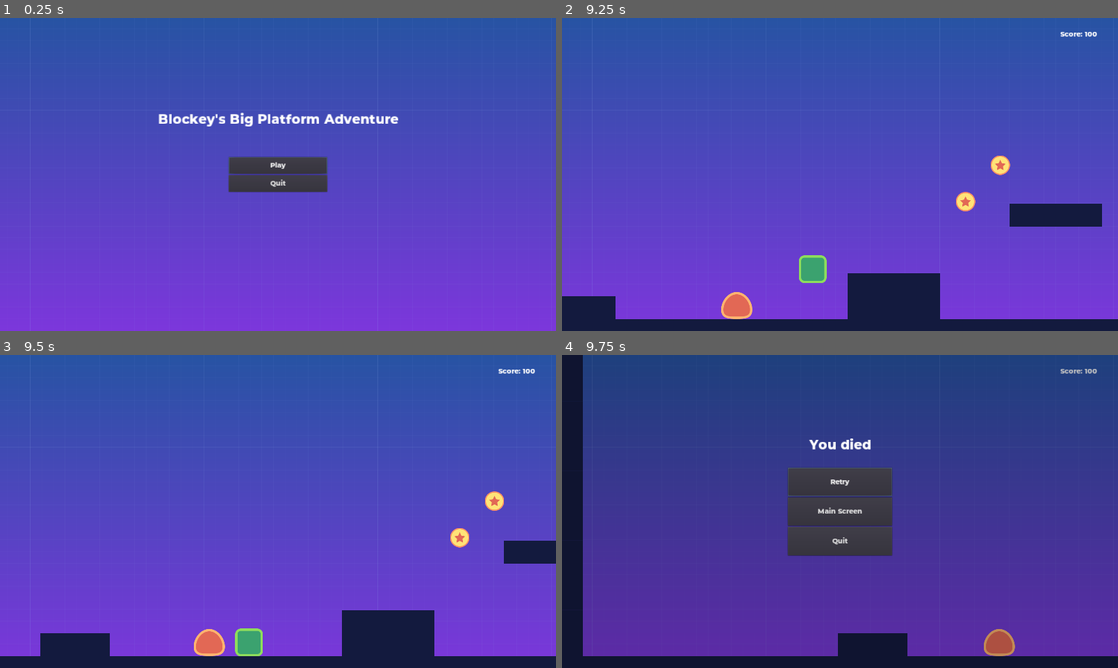
Above: before the commit, frames 1-4 (two rows, left to right).
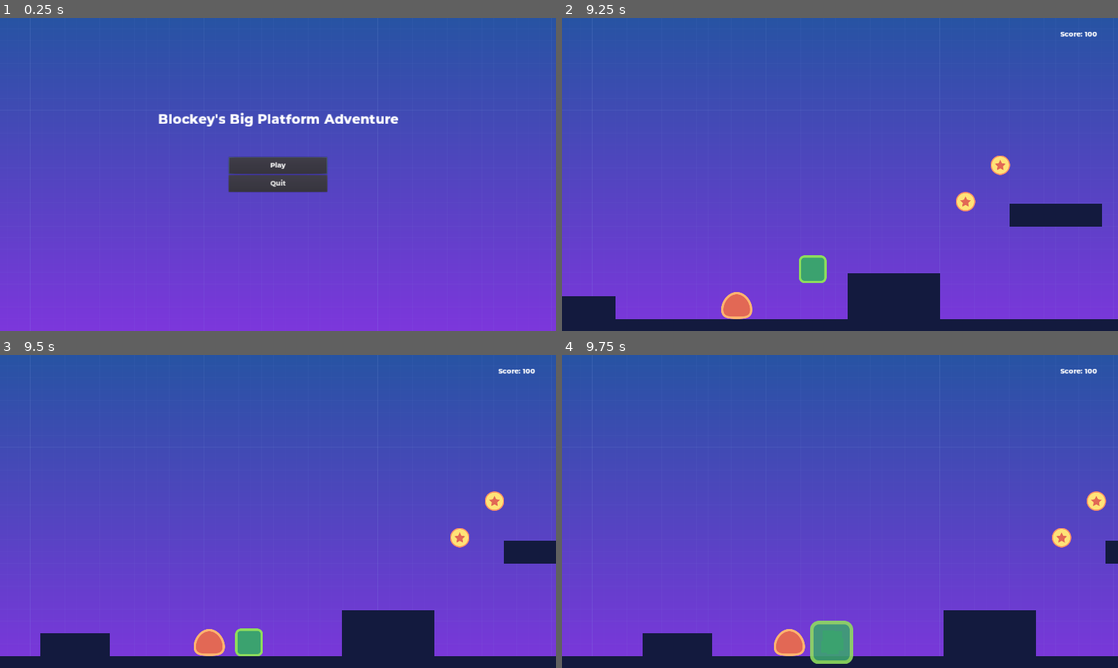
Above: after the commit, the same moments.

Repository: BrandonKerr/Platformer
Game: Godot game, scene res://src/Screens/MainScreen.tscn
The game is run twice, just before and just after one commit, with the same random seed, the same clock (stepped at 60 frames per second) and the same inputs.
Inputs:
- Up to frame 1 (0.25 s): no input
- Up to frame 2 (9.25 s): click "Play" at 0.5 s; hold W (jump) 1.28-2.03 s; hold D (move_right) 1.28-2.78 s; tap W (jump) at 2.1, 2.27, 2.57, 3.6, 3.77, 4.07, 5.1, 5.27, 5.57, 6.6, 6.77, 7.07, 8.1, 8.27, 8.57 s; hold W (jump) 2.78-3.53 s; hold A (move_left) 2.78-5.03 s; hold W (jump) 4.28-5.03 s; hold D (move_right) 5.03-8.78 s; hold W (jump) 5.78-6.53 s; hold W (jump) 7.28-8.03 s; hold A (move_left) from 8.78 s (still down); hold W (jump) from 8.78 s (still down)
- Up to frame 3 (9.5 s): keep holding A (move_left); keep holding W (jump)
- Up to frame 4 (9.75 s): keep holding A (move_left); release W (jump) at 9.53 s; tap W (jump) at 9.6 s

Frames 1-3 are identical in both runs. In frame 4, 96% of the frame differs, in the area x 0-100%, y 0-99%.

Commit message:
Add animation etc for player death

Diff:
--- a/src/Actors/Player.gd
+++ b/src/Actors/Player.gd
@@ -1,4 +1,6 @@
 extends Actor
+
+onready var anim_player: AnimationPlayer = $AnimationPlayer
 
 # pixels/second impulse to apply when stomping an enemy
 export var stomp_impulse: = 1000.0
@@ -14,12 +16,13 @@
 
 
 func _physics_process(delta: float) -> void:
-	var is_jump_interrupted: = Input.is_action_just_released("jump") and _velocity.y < 0.0
-	var direction: = get_direction()
-	_velocity = calculate_move_velocity(_velocity, direction, speed, is_jump_interrupted)
+	if (!PlayerData.is_input_disabled):
+		var is_jump_interrupted: = Input.is_action_just_released("jump") and _velocity.y < 0.0
+		var direction: = get_direction()
+		_velocity = calculate_move_velocity(_velocity, direction, speed, is_jump_interrupted)
 
-	# update the _velocity using the result of move_and_slide so that it handles collisions, etc
-	_velocity = move_and_slide(_velocity, FLOOR_NORMAL)
+		# update the _velocity using the result of move_and_slide so that it handles collisions, etc
+		_velocity = move_and_slide(_velocity, FLOOR_NORMAL)
 
 
 func get_direction() -> Vector2:
@@ -57,6 +60,14 @@
 	return out
 
 func die() -> void:
-	# TODO: play death sound
+	# stop the player from moving anymore
+	PlayerData.is_input_disabled = true
+	$DeathExplosion.emitting = true
+	anim_player.play("death")
+	$DeathSound.play()
+	# wait until the player ends before continuing
+	yield(anim_player, "animation_finished")
+	# don't forget: updating the deaths in PlayerData will emit that the player died and will show the menu, etc
 	PlayerData.deaths += 1
+	PlayerData.is_input_disabled = false
 	queue_free()
--- a/src/Actors/Player.tscn
+++ b/src/Actors/Player.tscn
@@ -1,14 +1,105 @@
-[gd_scene load_steps=6 format=2]
+[gd_scene load_steps=10 format=2]
 
 [ext_resource path="res://assets/player.png" type="Texture" id=1]
 [ext_resource path="res://src/Actors/Player.gd" type="Script" id=2]
 [ext_resource path="res://assets/audio/jump.wav" type="AudioStream" id=3]
+[ext_resource path="res://assets/audio/death.wav" type="AudioStream" id=4]
 
 [sub_resource type="RectangleShape2D" id=1]
 extents = Vector2( 39.5, 40 )
 
 [sub_resource type="RectangleShape2D" id=2]
 extents = Vector2( 44, 44 )
+
+[sub_resource type="Animation" id=3]
+length = 0.001
+tracks/0/type = "bezier"
+tracks/0/path = NodePath("player:scale:x")
+tracks/0/interp = 1
+tracks/0/loop_wrap = true
+tracks/0/imported = false
+tracks/0/enabled = true
+tracks/0/keys = {
+"points": PoolRealArray( 1, -0.25, 0, 0.25, 0 ),
+"times": PoolRealArray( 0 )
+}
+tracks/1/type = "bezier"
+tracks/1/path = NodePath("player:scale:y")
+tracks/1/interp = 1
+tracks/1/loop_wrap = true
+tracks/1/imported = false
+tracks/1/enabled = true
+tracks/1/keys = {
+"points": PoolRealArray( 1, -0.25, 0, 0.25, 0 ),
+"times": PoolRealArray( 0 )
+}
+tracks/2/type = "value"
+tracks/2/path = NodePath("player:scale")
+tracks/2/interp = 1
+tracks/2/loop_wrap = true
+tracks/2/imported = false
+tracks/2/enabled = true
+tracks/2/keys = {
+"times": PoolRealArray( 0 ),
+"transitions": PoolRealArray( 1 ),
+"update": 0,
+"values": [ Vector2( 2, 2 ) ]
+}
+tracks/3/type = "value"
+tracks/3/path = NodePath("player:modulate")
+tracks/3/interp = 1
+tracks/3/loop_wrap = true
+tracks/3/imported = false
+tracks/3/enabled = true
+tracks/3/keys = {
+"times": PoolRealArray( 0 ),
+"transitions": PoolRealArray( 1 ),
+"update": 0,
+"values": [ Color( 1, 1, 1, 1 ) ]
+}
+
+[sub_resource type="Animation" id=4]
+resource_name = "death"
+length = 1.5
+tracks/0/type = "value"
+tracks/0/path = NodePath("player:scale")
+tracks/0/interp = 1
+tracks/0/loop_wrap = true
+tracks/0/imported = false
+tracks/0/enabled = true
+tracks/0/keys = {
+"times": PoolRealArray( 0, 0.5 ),
+"transitions": PoolRealArray( 0.5, 0.85 ),
+"update": 0,
+"values": [ Vector2( 1, 1 ), Vector2( 2, 2 ) ]
+}
+tracks/1/type = "value"
+tracks/1/path = NodePath("player:modulate")
+tracks/1/interp = 1
+tracks/1/loop_wrap = true
+tracks/1/imported = false
+tracks/1/enabled = true
+tracks/1/keys = {
+"times": PoolRealArray( 0, 0.5 ),
+"transitions": PoolRealArray( 2, 1 ),
+"update": 0,
+"values": [ Color( 1, 1, 1, 1 ), Color( 1, 1, 1, 0 ) ]
+}
+
+[sub_resource type="ParticlesMaterial" id=5]
+emission_shape = 5
+emission_ring_radius = 0.01
+emission_ring_inner_radius = 0.0
+emission_ring_height = 1.0
+flag_disable_z = true
+direction = Vector3( 0, 0, 0 )
+spread = 180.0
+gravity = Vector3( 0, 0, 0 )
+initial_velocity = 10.0
+orbit_velocity = 0.0
+orbit_velocity_random = 0.0
+scale = 40.0
+color = Color( 0.235294, 0.639216, 0.439216, 1 )
 
 [node name="Player" type="KinematicBody2D"]
 collision_mask = 8
@@ -25,6 +116,7 @@
 shape = SubResource( 1 )
 
 [node name="Camera2D" type="Camera2D" parent="."]
+visible = false
 position = Vector2( 0, -416 )
 current = true
 limit_left = 0
@@ -51,5 +143,22 @@
 [node name="JumpSound" type="AudioStreamPlayer" parent="."]
 stream = ExtResource( 3 )
 
+[node name="DeathSound" type="AudioStreamPlayer" parent="."]
+stream = ExtResource( 4 )
+
+[node name="AnimationPlayer" type="AnimationPlayer" parent="."]
+anims/RESET = SubResource( 3 )
+anims/death = SubResource( 4 )
+
+[node name="DeathExplosion" type="Particles2D" parent="."]
+position = Vector2( 0, -50 )
+emitting = false
+lifetime = 50.0
+one_shot = true
+speed_scale = 15.0
+explosiveness = 1.0
+visibility_rect = Rect2( -200, -200, 400, 400 )
+process_material = SubResource( 5 )
+
 [connection signal="area_entered" from="EnemyDetector" to="." method="_on_EnemyDetector_area_entered"]
 [connection signal="body_entered" from="EnemyDetector" to="." method="_on_EnemyDetector_body_entered"]
--- a/src/Autoload/PlayerData.gd
+++ b/src/Autoload/PlayerData.gd
@@ -6,6 +6,8 @@
 # TODO level_score so that we add it to score when completing the level and reset to 0 on death or retry
 var score: = 0 setget set_score
 var deaths: = 0 setget set_deaths
+
+var is_input_disabled:= false
 
 func reset() -> void:
 	score = 0
@@ -18,3 +20,6 @@
 func set_deaths(value: int) -> void:
 	deaths = value
 	emit_signal("player_died")
+
+func set_is_input_disabled(value: bool) -> void:
+	is_input_disabled = value
Not shown, changed: assets/audio/Credits.txt
Not shown, added: assets/audio/death.wav.import
Not shown, added: assets/audio/death.wav
